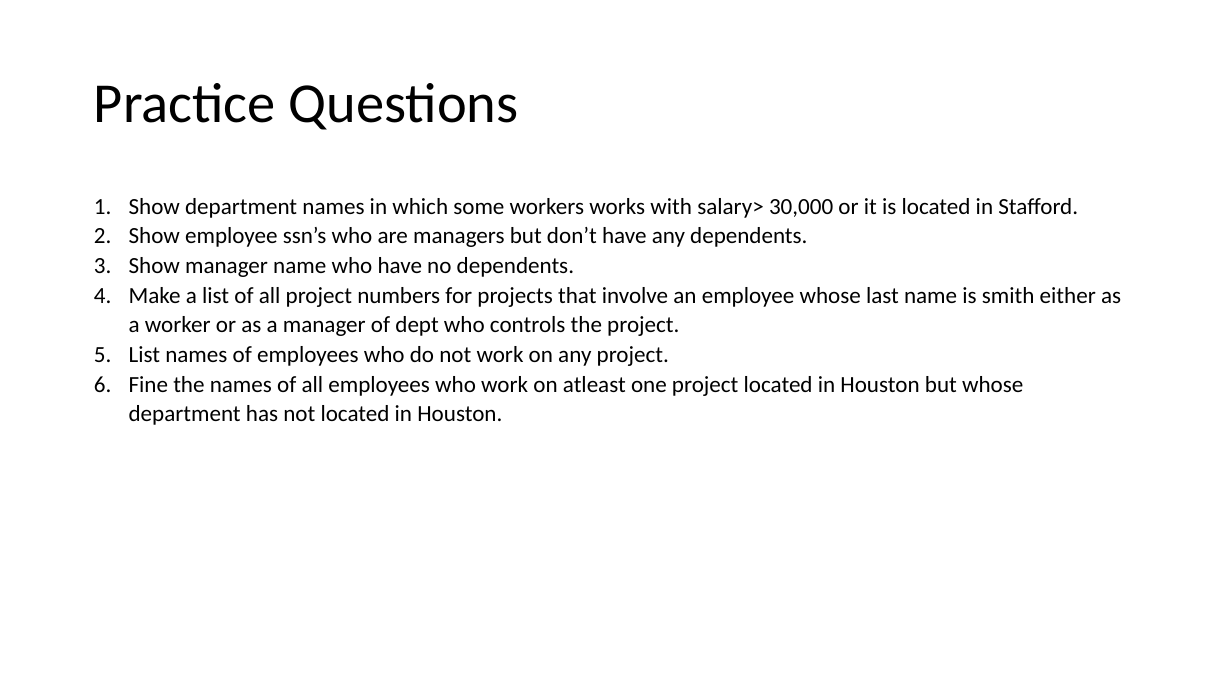
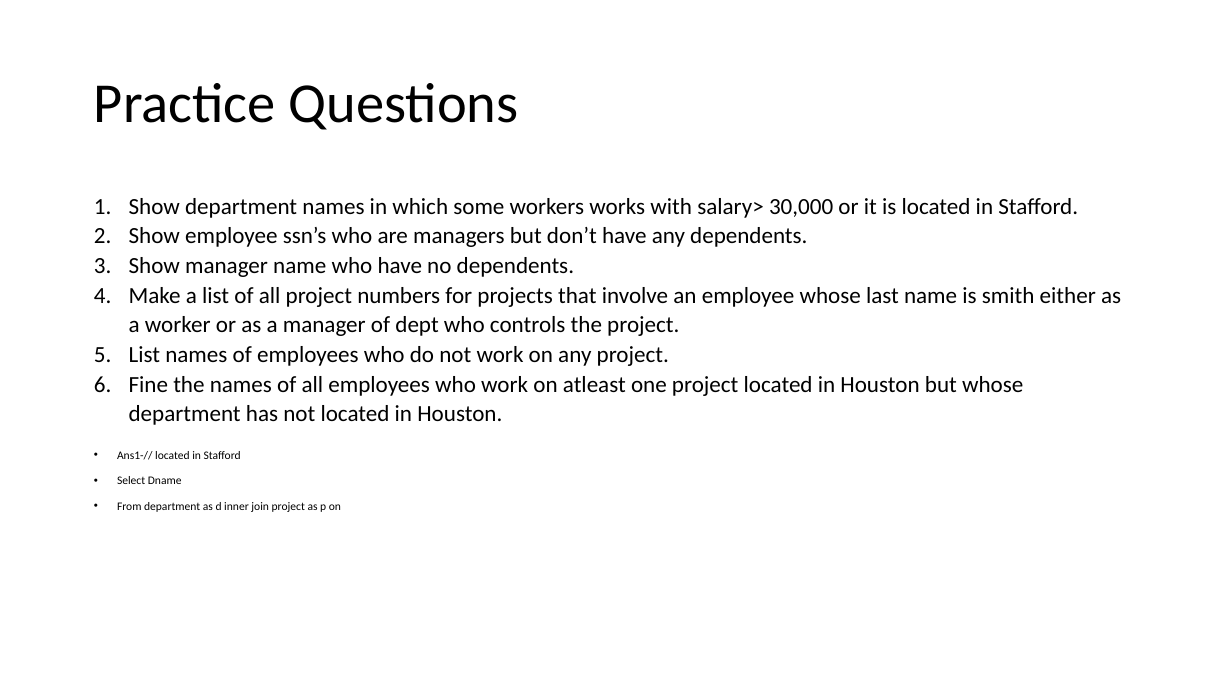
Before and after one commit to Saad-Dar04/Semester-4, a slide deck: slide 13 of Databasae management system/theory/course material/after mid files/IN Any All.pptx. Drawn at 1232x693 pixels with LibreOffice and Linux fonts; fonts in the diff are those of the drawing. Boxes give left, top, right and bottom in pixels: in the first picture for what was removed or moved away, otherwise in the second. Text is boxed around its words. In the diff, an @@ line names an element or a change of style, - is before the commit and + after.

```diff
--- a/Databasae management system/theory/course material/after mid files/IN Any All.pptx
+++ b/Databasae management system/theory/course material/after mid files/IN Any All.pptx
@@ text at (x1=117, y1=451, x2=341, y2=512): paragraphs added @@
+• Ans1-// located in Stafford
+• Select Dname
+• From department as d inner join project as p on
```
Also in this commit, not shown: 2 other slides changed, 10 other files.
